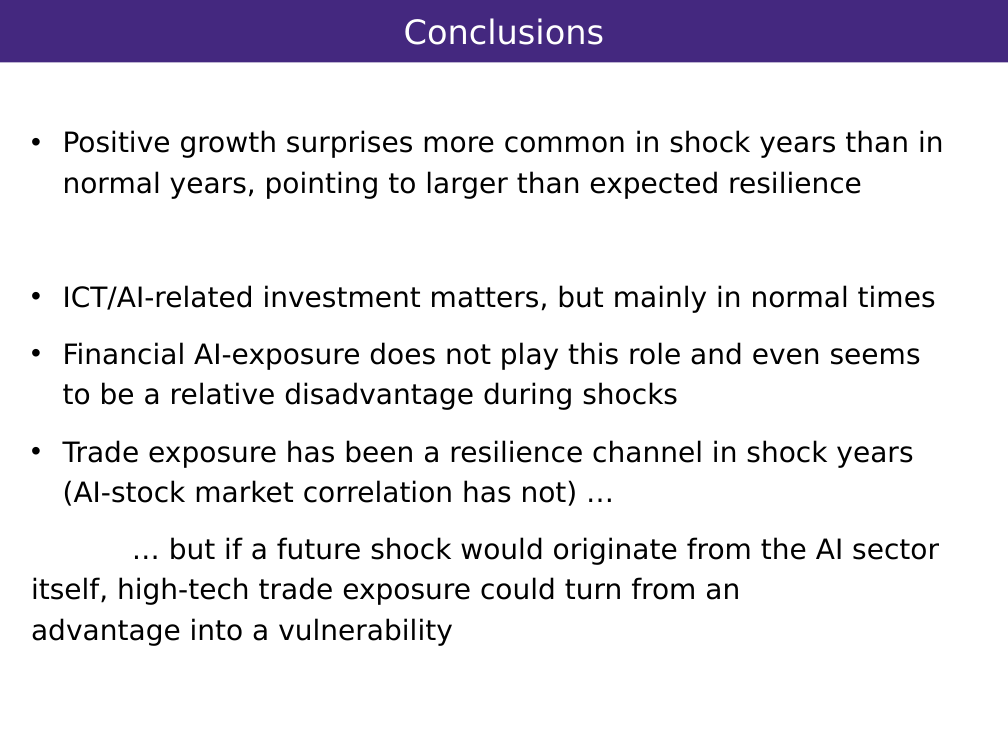
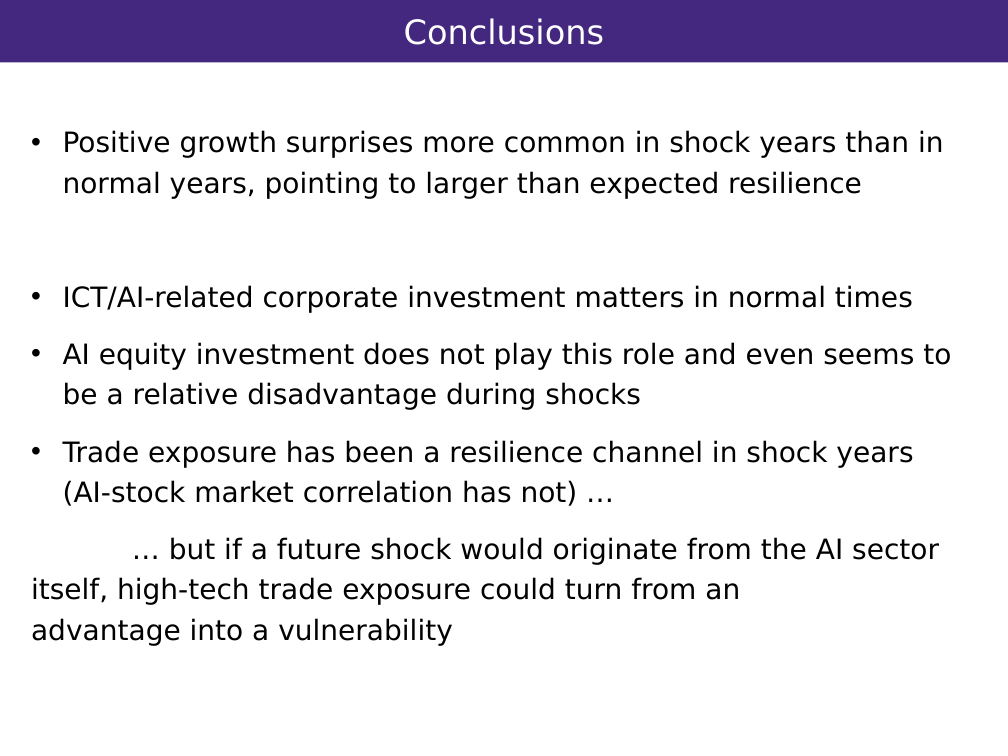
Before and after one commit to vandenEnd/scripts, a slide deck: slide 10 of Resilience.pptx. Drawn at 1008x756 pixels with LibreOffice and Linux fonts; fonts in the diff are those of the drawing; background and template pictures are left out. Boxes give left, top, right and bottom in pixels: in the first picture for what was removed or moved away, otherwise in the second. Text is boxed around its words. In the diff, an @@ line names an element or a change of style, - is before the commit and + after.

```diff
--- a/Resilience.pptx
+++ b/Resilience.pptx
@@ text at [63,285,951,410]: text changed @@
-• ICT/AI-related investment matters, but mainly in normal times
-• Financial AI-exposure does not play this role and even seems to be a relative disadvantage during shocks
+• ICT/AI-related corporate investment matters in normal times
+• AI equity investment does not play this role and even seems to be a relative disadvantage during shocks
```
Also in this commit, not shown: 6 other slides changed.
